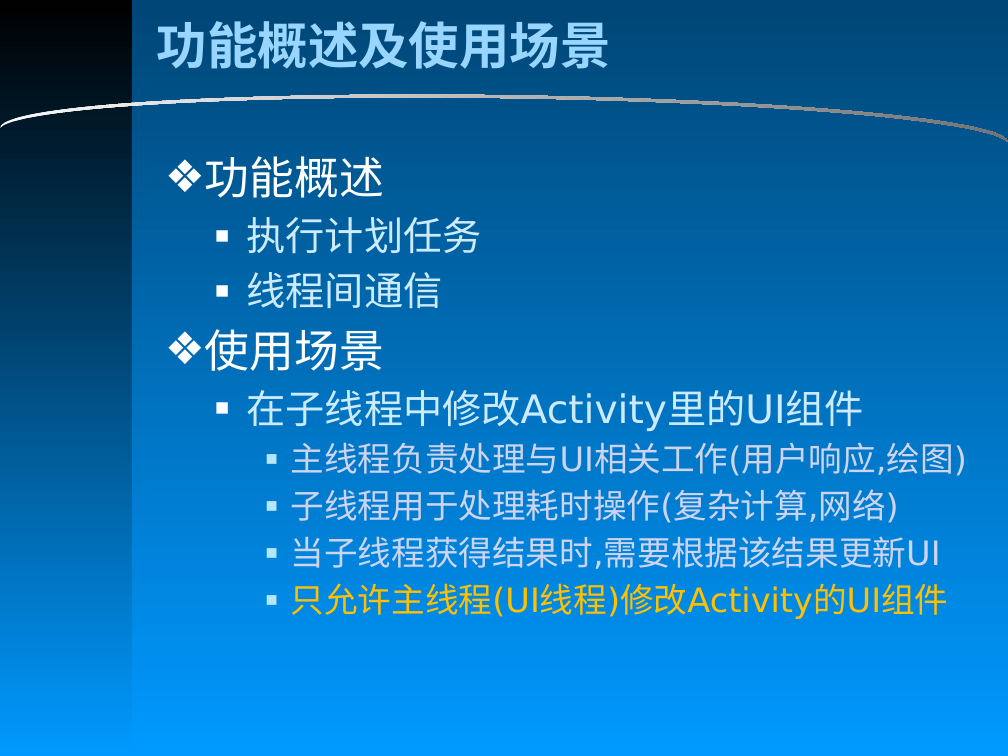
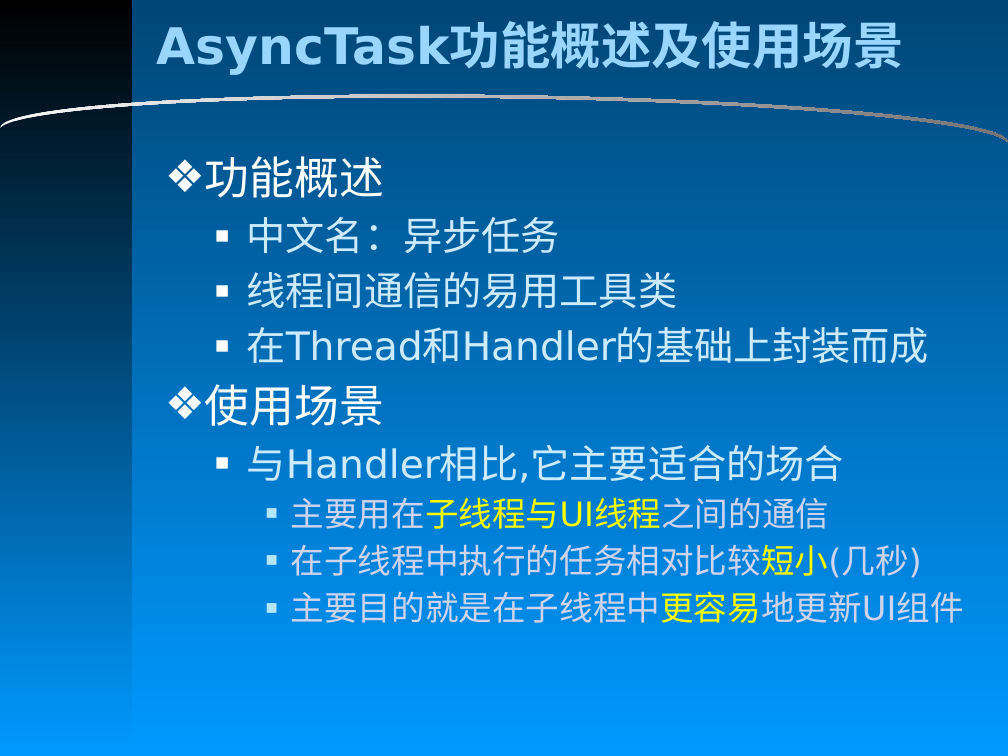
Before and after one commit to CiLiNet-Android/courseware, a slide deck: slide 3 of Android异步通信/AsyncTask/AsyncTask.pptx. Drawn at 1008x756 pixels with LibreOffice and Linux fonts; fonts in the diff are those of the drawing. Boxes give left, top, right and bottom in pixels: in the first picture for what was removed or moved away, otherwise in the second. Text is boxed around its words. In the diff, an @@ line names an element or a change of style, - is before the commit and + after.

Commit message:
线程的异步通信

```diff
--- a/Android异步通信/AsyncTask/AsyncTask.pptx
+++ b/Android异步通信/AsyncTask/AsyncTask.pptx
@@ title at (x1=157, y1=23, x2=904, y2=75): text changed @@
-功能概述及使用场景
+AsyncTask功能概述及使用场景
@@ text at (x1=247, y1=217, x2=929, y2=363): text changed @@
-  ■ 执行计划任务
-  ■ 线程间通信
+  ■ 中文名：异步任务
+  ■ 线程间通信的易用工具类
+  ■ 在Thread和Handler的基础上封装而成
@@ text at (x1=247, y1=445, x2=964, y2=623): text changed @@
-  ■ 在子线程中修改Activity里的UI组件
-    ■ 主线程负责处理与UI相关工作(用户响应,绘图)
-    ■ 子线程用于处理耗时操作(复杂计算,网络)
-    ■ 当子线程获得结果时,需要根据该结果更新UI
-    ■ 只允许主线程(UI线程)修改Activity的UI组件
+  ■ 与Handler相比,它主要适合的场合
+    ■ 主要用在子线程与UI线程之间的通信
+    ■ 在子线程中执行的任务相对比较短小(几秒)
+    ■ 主要目的就是在子线程中更容易地更新UI组件
```
Also in this commit, not shown: 1 other slide changed, 5 slides added, 38 other files.
